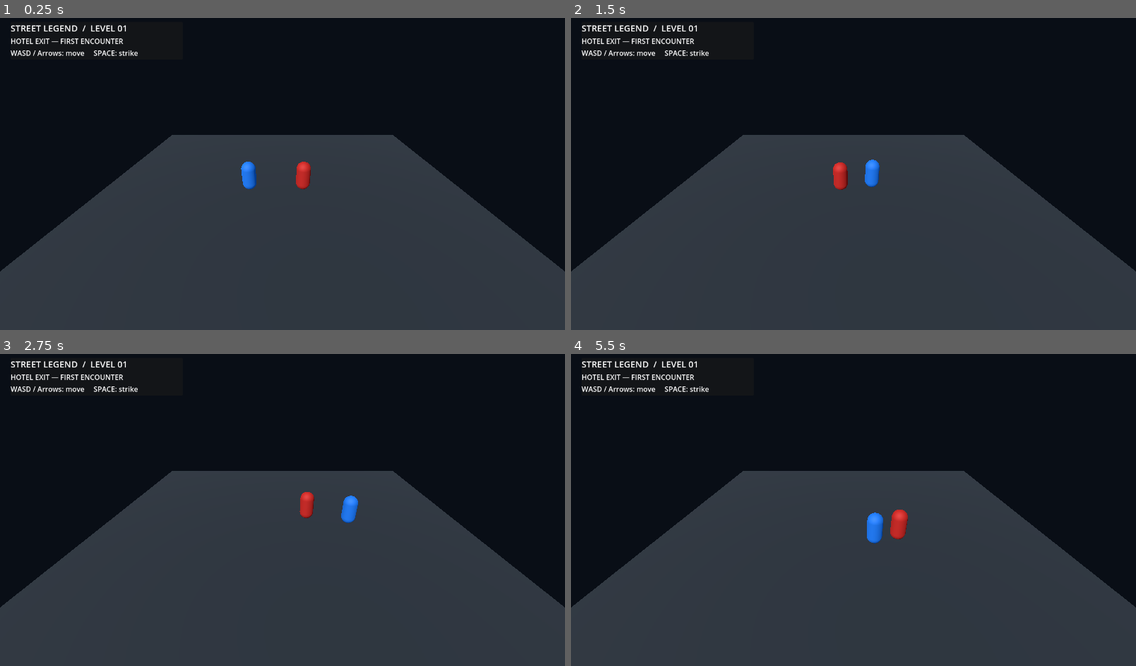
Above: before the commit, frames 1-4 (two rows, left to right).
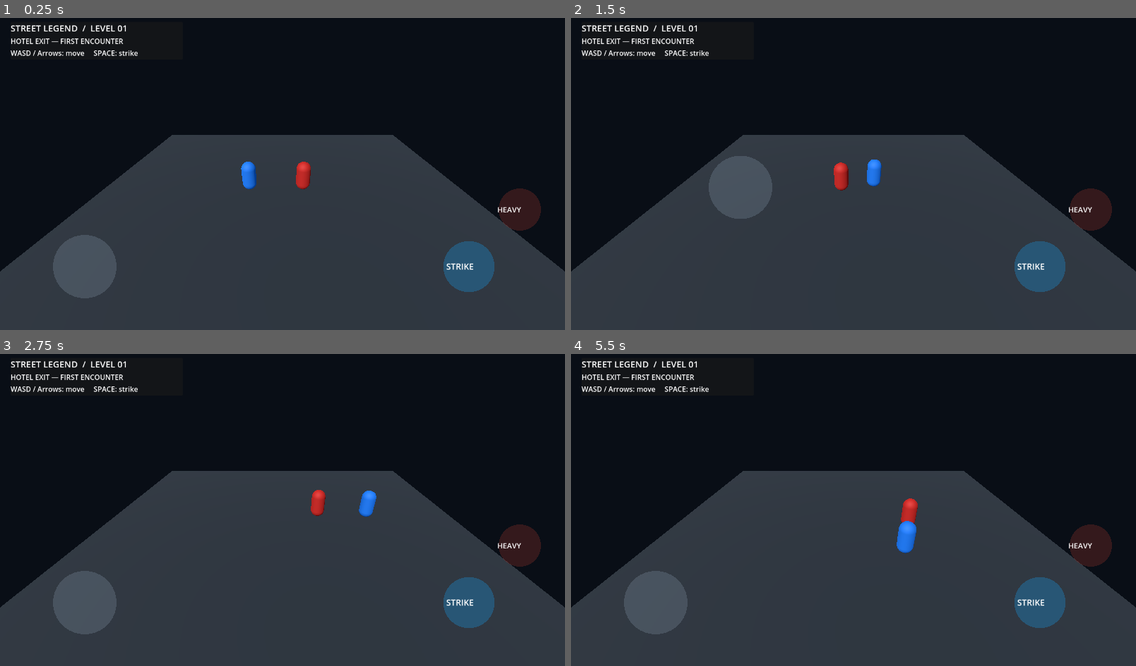
Above: after the commit, the same moments.

Repository: bensonwanimo92-coder/CHENJENI-FRIENDS
Game: Godot game, scene res://scenes/main.tscn
The game is run twice, just before and just after one commit, with the same random seed, the same clock (stepped at 60 frames per second) and the same inputs.
Inputs (mouse positions are in pixels of both pictures, inside the frame that each line leads up to):
- Up to frame 1 (0.25 s): no input
- Up to frame 2 (1.5 s): move the mouse to (977, 155) at 0.52 s; hold D (move_right) 0.53-1.25 s; tap Space (attack) at 0.6 s; click (977, 155) at 0.67 s; drag from (740, 186) to (825, 236) at 1.27 s
- Up to frame 3 (2.75 s): move the mouse to (339, 438) at 2.02 s; hold D (move_right) from 2.03 s (still down); tap Space (attack) at 2.1 s
- Up to frame 4 (5.5 s): release D (move_right) at 2.75 s; drag from (825, 572) to (684, 460) at 2.77 s; move the mouse to (1023, 553) at 3.52 s; hold A (move_left) 3.53-4.25 s; tap Space (attack) at 3.6, 5.1 s; drag from (684, 460) to (768, 428) at 4.27 s; move the mouse to (881, 506) at 5.02 s; hold S (move_back) from 5.03 s (still down); click (881, 506) at 5.17 s

The runs differ from the first frame. In frame 1, 3.8% of the frame differs, in the area x 9-96%, y 54-90%; in frame 2, 3.9%; in frame 3, 4.5%; in frame 4, 4.6%, in the area x 9-96%, y 46-90%.

Commit message:
Instantiate mobile controls as a full-screen Control overlay

Diff:
--- a/StreetLegendGodot/scripts/main.gd
+++ b/StreetLegendGodot/scripts/main.gd
@@ -13,7 +13,7 @@
 	enemy.set("target", player)
 	player.connect("health_changed", Callable(self, "_on_player_health_changed"))
 	player.set("opponent", enemy)
-	var controls := CanvasLayer.new()
+	var controls := Control.new()
 	controls.set_script(MobileControlsScript)
 	controls.set("fighter", player)
 	add_child(controls)
